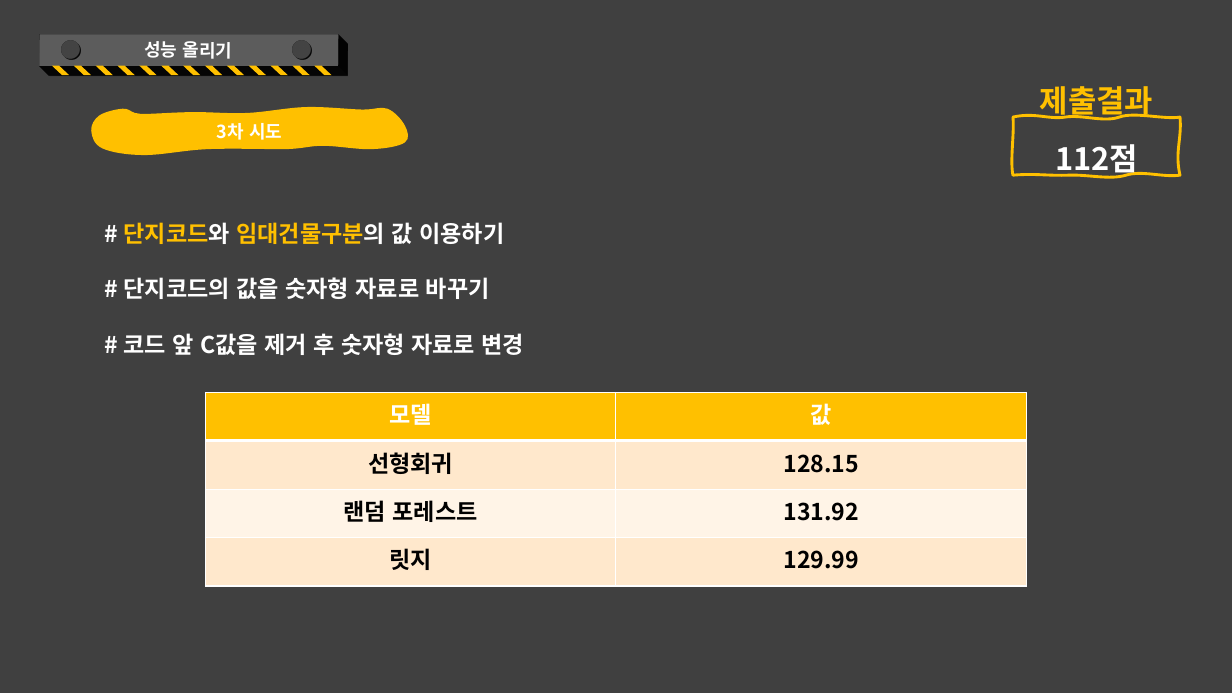
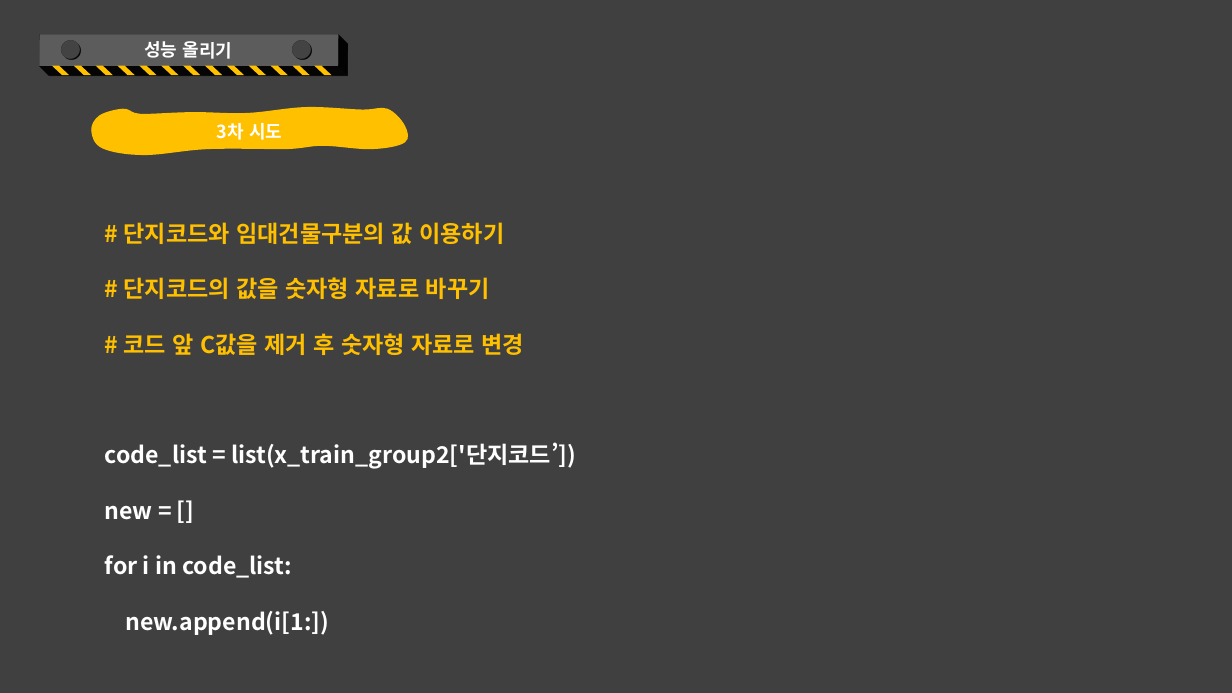
Before and after one commit to kkkkyoung/parking_project, a slide deck: slide 52 of PlayDate_2nd_project.pptx (slide 51 before the commit). Drawn at 1232x693 pixels with LibreOffice and Linux fonts; fonts in the diff are those of the drawing. Boxes give left, top, right and bottom in pixels: in the first picture for what was removed or moved away, otherwise in the second. Text is boxed around its words. In the diff, an @@ line names an element or a change of style, - is before the commit and + after.

```diff
--- a/PlayDate_2nd_project.pptx
+++ b/PlayDate_2nd_project.pptx
@@ free removed at (x1=1013, y1=59, x2=1180, y2=117) @@
-제출결과
@@ freeform shape removed at (x1=1013, y1=117, x2=1180, y2=176) @@
-112점
@@ text at (x1=124, y1=222, x2=525, y2=355): text colour #FFFFFF to #FFC000 in "# 단지코드와 임대건물구분의 값 이용하기", "# 단지코드의 값을 숫자형 자료로 바꾸기", "# 코드 앞 C값을 제거 후 숫자형 ..." @@
@@ table removed at (x1=205, y1=393, x2=1026, y2=587), 4 rows, 2 columns @@
-모델 | 값
-선형회귀 | 128.15
-랜덤 포레스트 | 131.92
-릿지 | 129.99
@@ text at (x1=105, y1=442, x2=576, y2=635): paragraphs added @@
+code_list = list(x_train_group2['단지코드’])
+new = []
+for i in code_list:
+new.append(i[1:])
```
Also in this commit, not shown: 6 other slides changed, 3 slides added, 1 slide removed.
